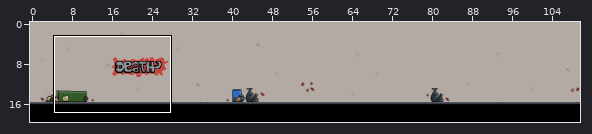
Two versions of a level (Tiled map (JSON), game/website/assets/levels/level_1.json). Above: a wide view before the commit, with the close-up outlined.
Close-up. Before:
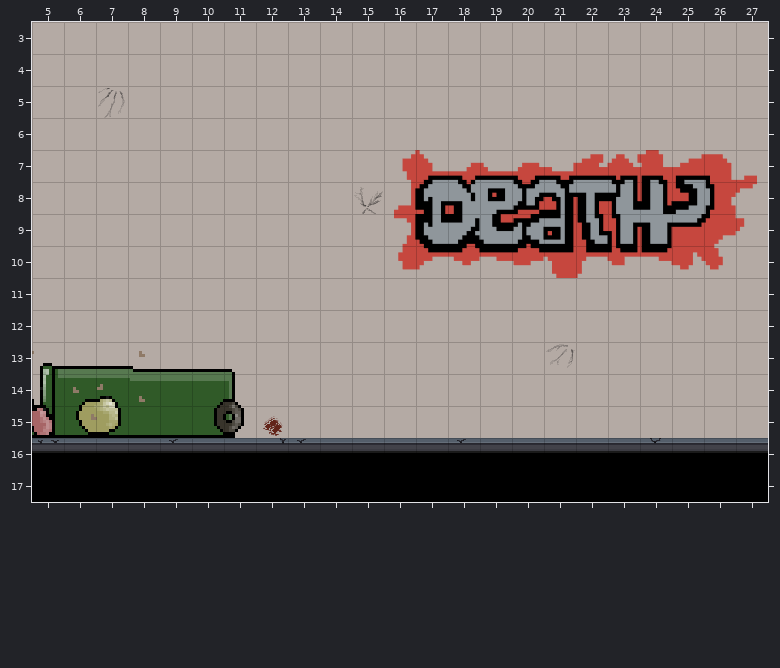
Cells are 32x32 px. Shown: x 5..27, y 3..17. The commit also changed other parts of the map, which this record leaves out.
New version:
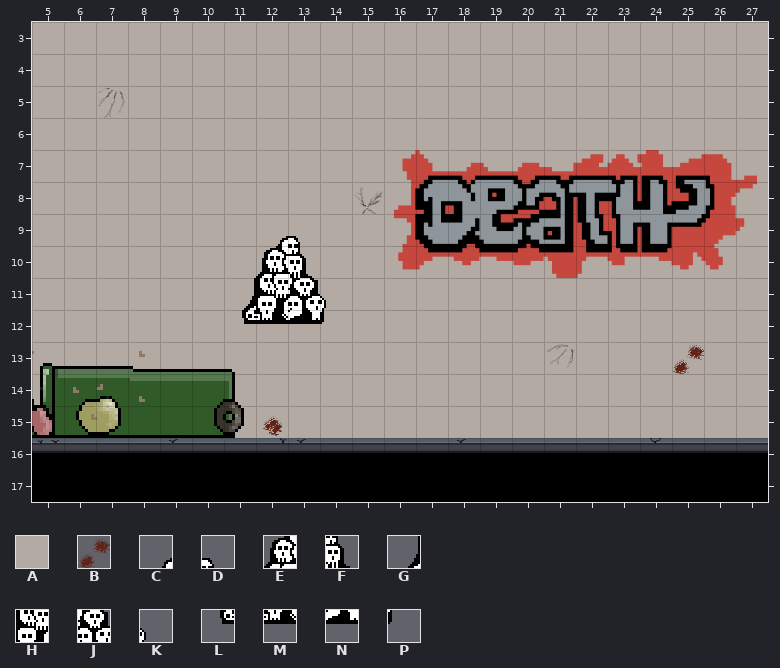
Key: from "bricks_level_one": A 5, B 15; from "tower_of_skel": C 1, D 2, E 5, F 6, G 8, H 9, J 10, K 11, L 12, M 13, N 14, P 15.
_ is an empty cell.
Diff:
Layer "background":
Tile B now appears in row 13 at x 25.
Tile C now appears in row 9 at x 12.
The author changed tile A to tile D in row 9 at x 13.
Tile E now appears in row 10 at x 12.
The author changed tile A to tile F in row 10 at x 13.
Tile G now appears in row 11 at x 11.
Tile H now appears in row 11 at x 12.
Tile J now appears in row 11 at x 13.
Tile K now appears in row 11 at x 14.
Tile L now appears in row 12 at x 11.
Tile M now appears in row 12 at x 12.
Tile N now appears in row 12 at x 13.
Tile P now appears in row 12 at x 14.
Boxes around the changes in both close-ups, in picture pixels (x1, y1, x2, y2):
changed: (242, 236, 326, 324)
added: (673, 343, 704, 374)
